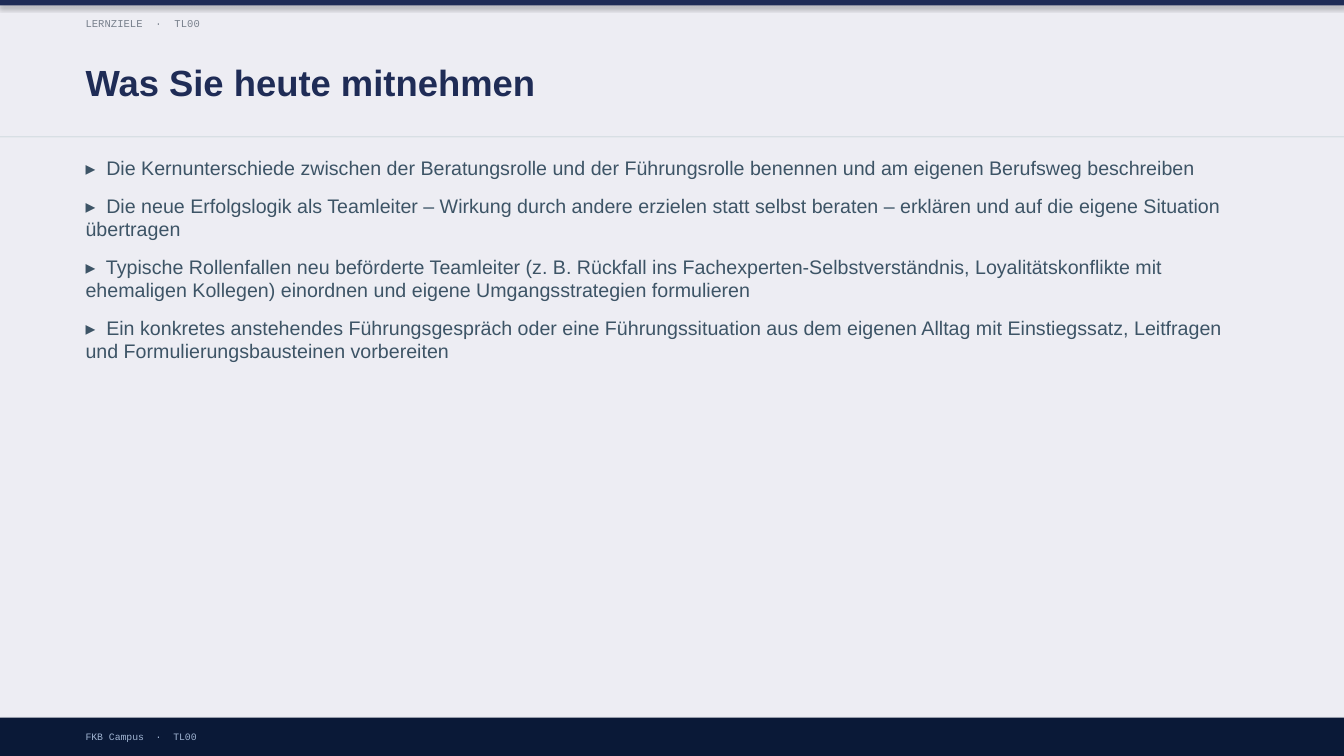
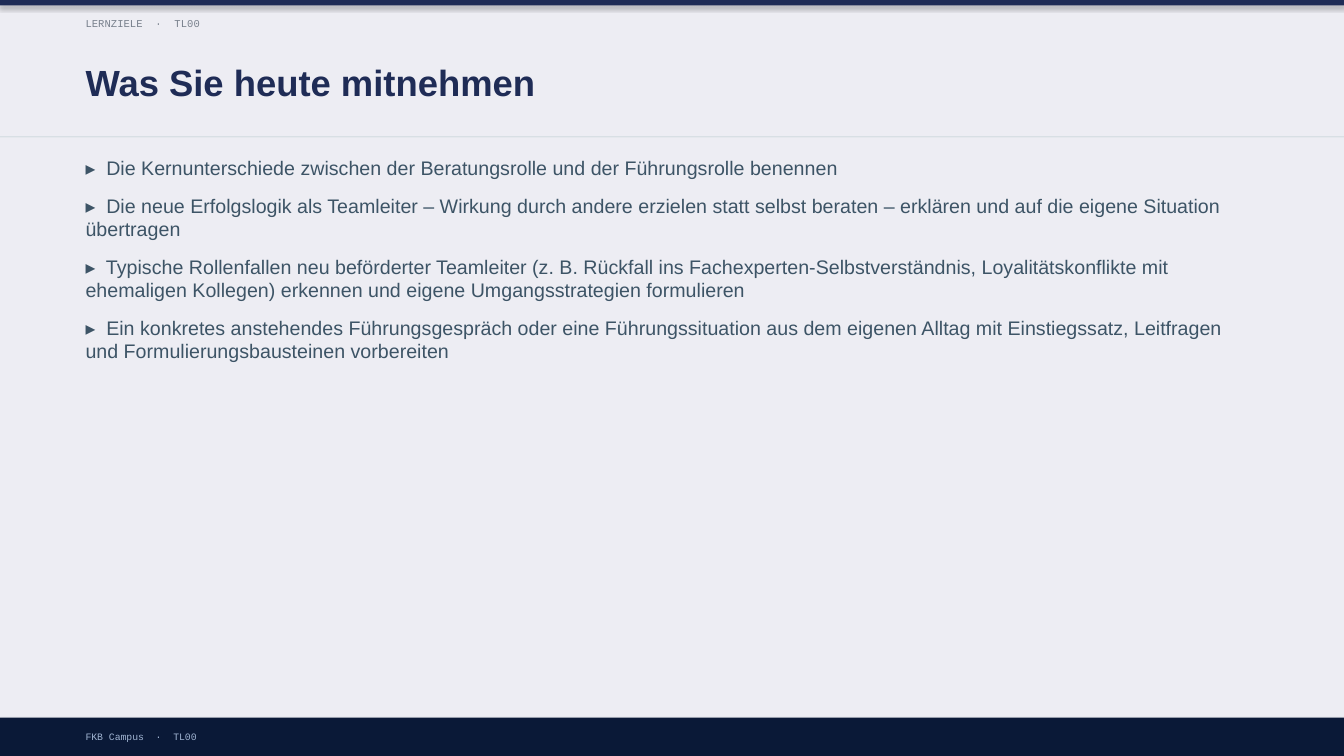
Before and after one commit to ck5rqc47pr-byte/firmenkundenakademie-online, a slide deck: slide 3 of protected-downloads/praesentation/TL00.pptx. Drawn at 1344x756 pixels with LibreOffice and Linux fonts; fonts in the diff are those of the drawing. Boxes give left, top, right and bottom in pixels: in the first picture for what was removed or moved away, otherwise in the second. Text is boxed around its words. In the diff, an @@ line names an element or a change of style, - is before the commit and + after.

```diff
--- a/protected-downloads/praesentation/TL00.pptx
+++ b/protected-downloads/praesentation/TL00.pptx
@@ text at [106,161,837,179]: text changed @@
-▸ Die Kernunterschiede zwischen der Beratungsrolle und der Führungsrolle benennen und am eigenen Berufsweg beschreiben
+▸ Die Kernunterschiede zwischen der Beratungsrolle und der Führungsrolle benennen
@@ text at [86,260,1168,301]: text changed @@
-▸ Typische Rollenfallen neu beförderte Teamleiter (z. B. Rückfall ins Fachexperten-Selbstverständnis, Loyalitätskonflikte mit ehemaligen Kollegen) einordnen und eigene Umgangsstrategien formulieren
+▸ Typische Rollenfallen neu beförderter Teamleiter (z. B. Rückfall ins Fachexperten-Selbstverständnis, Loyalitätskonflikte mit ehemaligen Kollegen) erkennen und eigene Umgangsstrategien formulieren
```
Also in this commit, not shown: 4 other slides changed, 8 other files.
